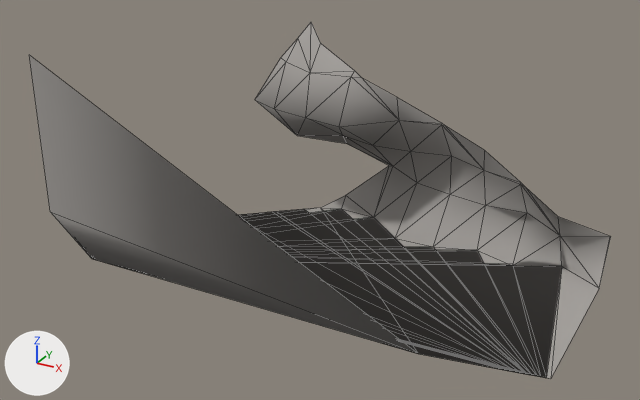
The glTF model prototype/assets/models/terrain/cliff_face_0.glb: old version first, new version second.
Camera for both pictures: a camera (50 mm lens) standing at (5.19, -9.43, 5.66) and looking at (-0.08, 0.15, 0.87). Lighting does not change. The marker at lower left points along +X, +Y and +Z. The first picture is the older version. Mesh edges are drawn as thin lines.

Objects in the first picture: 'cliff_face_0'.
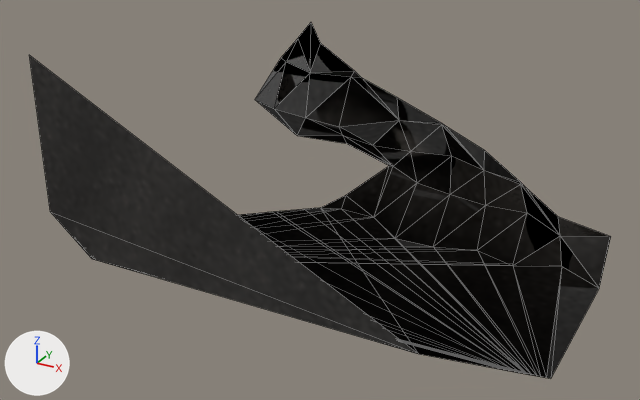
Changed parts and their boxes (x1, y1, x2, y2) in the pictures (640 x 400 px):
'cliff_face_0', surface changed (grey to black)
    both: (29, 22, 611, 379)

What changed in the scene script:
```text
Add img_cliff_face_0_mat_rough:
    img_cliff_face_0_mat_rough = load_image('cliff_face_0_mat_rough', '_unpacked/cliff_face_0_mat_rough', 128, 128, 'Non-Color')
Add img_cliff_face_0_mat_norm:
    img_cliff_face_0_mat_norm = load_image('cliff_face_0_mat_norm', '_unpacked/cliff_face_0_mat_norm', 128, 128, 'Non-Color')
Add img_cliff_face_0_mat_albedo:
    img_cliff_face_0_mat_albedo = load_image('cliff_face_0_mat_albedo', '_unpacked/cliff_face_0_mat_albedo', 128, 128, 'sRGB')
Change mat_cliff_face_0_mat:
    remove # nodes: BsdfPrincipled, OutputMaterial
    remove # colours: grey #a6a29e
    nodes: BsdfPrincipled, Math, NormalMap, OutputMaterial, SeparateColor, TexImage x3
    uses the picture img_cliff_face_0_mat_albedo
    uses the picture img_cliff_face_0_mat_norm
    uses the picture img_cliff_face_0_mat_rough
Change me_cliff_face_0_mesh:
    where me_cliff_face_0_mesh.from_pydata(...)  # 88 vertices, 121 faces; spans x -3.5..3.5, y -1.4..2.37, z 0.0..2.9
    used by ob_cliff_face_0; location = (0.0, 0.0, 0.0)
    me_cliff_face_0_mesh part 1: texture (UV) coordinates changed
```
